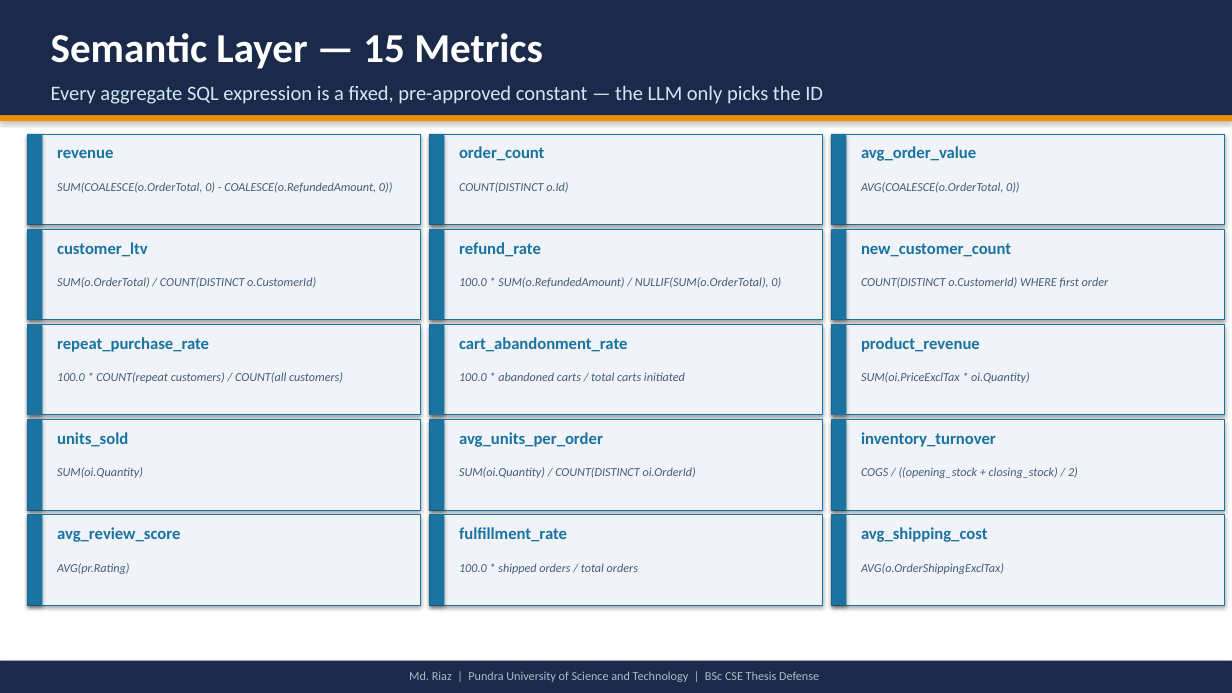
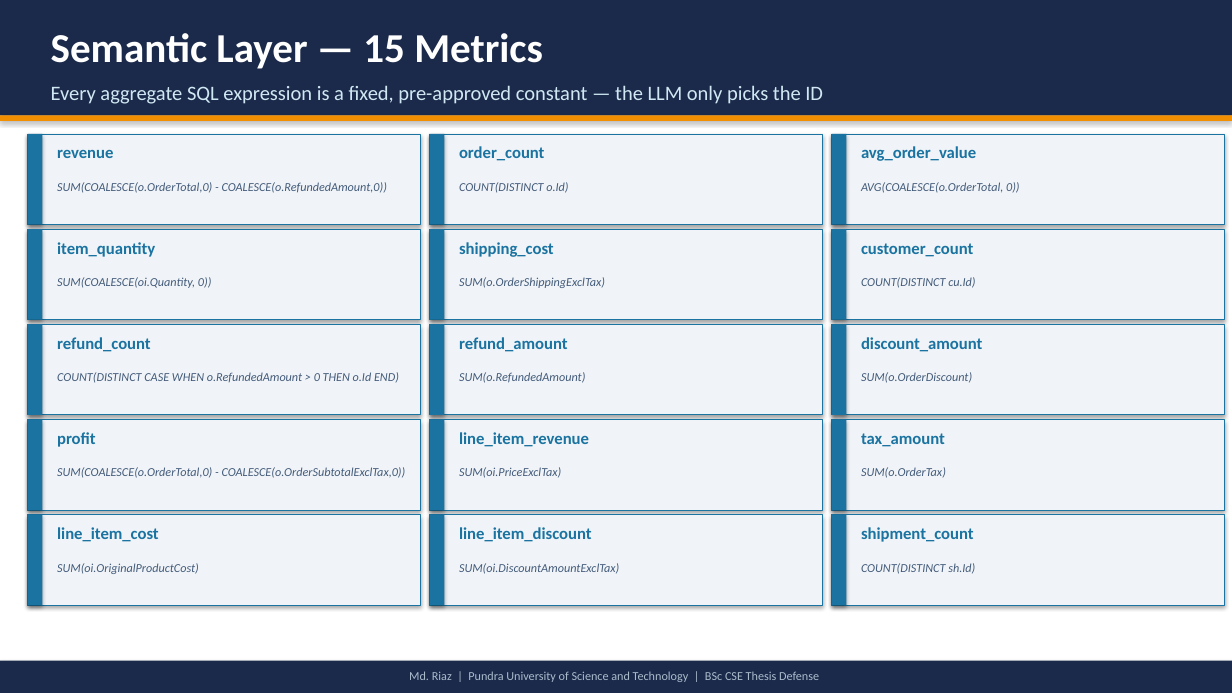
Before and after one commit to md-riaz/AEGIS-Research, a slide deck: slide 8 of docs/AEGIS_Thesis_Defense.pptx. Drawn at 1232x693 pixels with LibreOffice and Linux fonts; fonts in the diff are those of the drawing. Boxes give left, top, right and bottom in pixels: in the first picture for what was removed or moved away, otherwise in the second. Text is boxed around its words. In the diff, an @@ line names an element or a change of style, - is before the commit and + after.

```diff
--- a/docs/AEGIS_Thesis_Defense.pptx
+++ b/docs/AEGIS_Thesis_Defense.pptx
@@ text at (57,182,387,193): spaces changed @@
-SUM(COALESCE(o.OrderTotal, 0) - COALESCE(o.RefundedAmount, 0))
+SUM(COALESCE(o.OrderTotal,0) - COALESCE(o.RefundedAmount,0))
@@ text at (57,242,155,257): text changed @@
-customer_ltv
+item_quantity
@@ text at (459,242,554,257): text changed @@
-refund_rate
+shipping_cost
@@ text at (861,243,973,257): text changed @@
-new_customer_count
+customer_count
@@ text at (57,277,212,288): text changed @@
-SUM(o.OrderTotal) / COUNT(DISTINCT o.CustomerId)
+SUM(COALESCE(oi.Quantity, 0))
@@ text at (459,277,605,288): text changed @@
-100.0 * SUM(o.RefundedAmount) / NULLIF(SUM(o.OrderTotal), 0)
+SUM(o.OrderShippingExclTax)
@@ text at (861,277,975,288): text changed @@
-COUNT(DISTINCT o.CustomerId) WHERE first order
+COUNT(DISTINCT cu.Id)
@@ text at (57,337,151,352): text changed @@
-repeat_purchase_rate
+refund_count
@@ text at (459,337,567,352): text changed @@
-cart_abandonment_rate
+refund_amount
@@ text at (861,337,982,352): text changed @@
-product_revenue
+discount_amount
@@ text at (57,372,399,383): text changed @@
-100.0 * COUNT(repeat customers) / COUNT(all customers)
+COUNT(DISTINCT CASE WHEN o.RefundedAmount > 0 THEN o.Id END)
@@ text at (459,372,585,383): text changed @@
-100.0 * abandoned carts / total carts initiated
+SUM(o.RefundedAmount)
@@ text at (861,372,972,383): text changed @@
-SUM(oi.PriceExclTax * oi.Quantity)
+SUM(o.OrderDiscount)
@@ text at (57,432,96,447): text changed @@
-units_sold
+profit
@@ text at (459,432,589,447): text changed @@
-avg_units_per_order
+line_item_revenue
@@ text at (861,433,945,447): text changed @@
-inventory_turnover
+tax_amount
@@ text at (57,467,406,478): text changed @@
-SUM(oi.Quantity)
+SUM(COALESCE(o.OrderTotal,0) - COALESCE(o.OrderSubtotalExclTax,0))
@@ text at (459,467,561,478): text changed @@
-SUM(oi.Quantity) / COUNT(DISTINCT oi.OrderId)
+SUM(oi.PriceExclTax)
@@ text at (861,467,946,478): text changed @@
-COGS / ((opening_stock + closing_stock) / 2)
+SUM(o.OrderTax)
@@ text at (57,527,159,542): text changed @@
-avg_review_score
+line_item_cost
@@ text at (459,527,592,542): text changed @@
-fulfillment_rate
+line_item_discount
@@ text at (861,527,974,542): text changed @@
-avg_shipping_cost
+shipment_count
@@ text at (57,563,199,574): text changed @@
-AVG(pr.Rating)
+SUM(oi.OriginalProductCost)
@@ text at (459,563,619,574): text changed @@
-100.0 * shipped orders / total orders
+SUM(oi.DiscountAmountExclTax)
@@ text at (861,563,975,574): text changed @@
-AVG(o.OrderShippingExclTax)
+COUNT(DISTINCT sh.Id)
```
Also in this commit, not shown: 5 other slides changed, 1 slide added, 5 other files.
